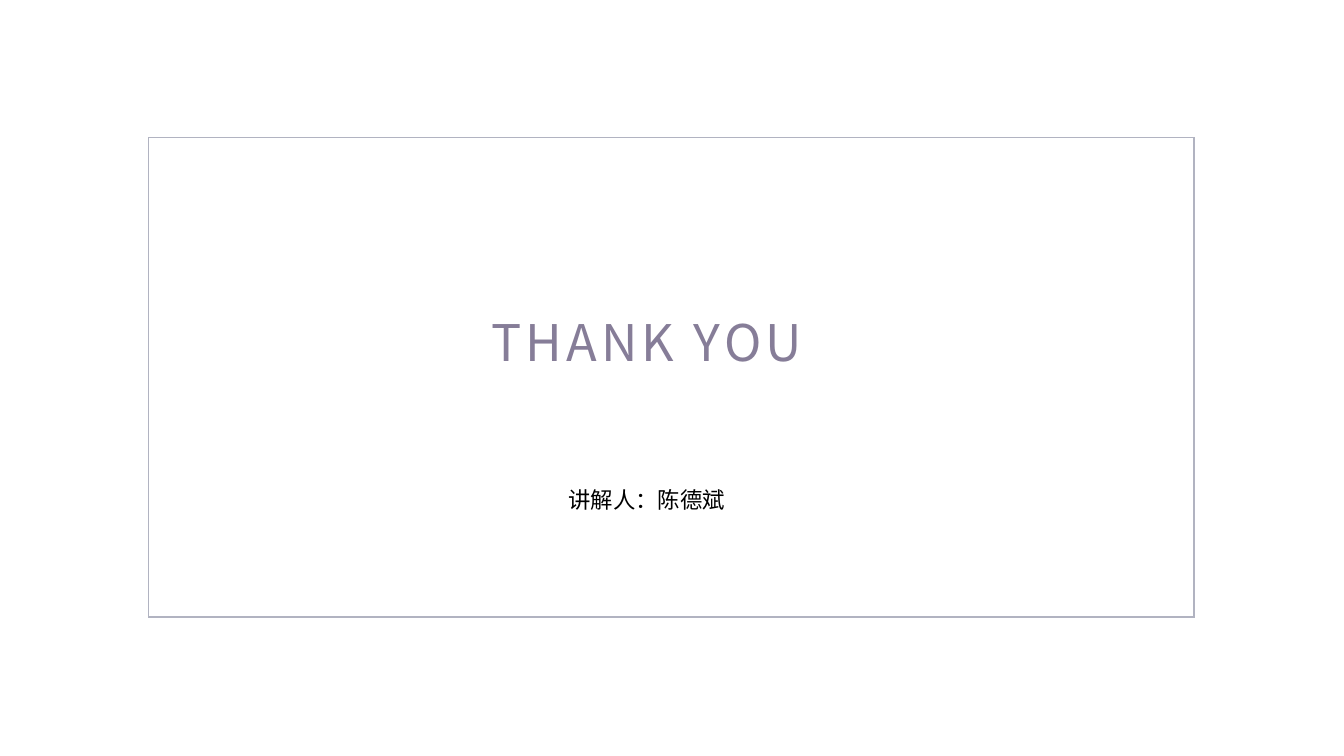
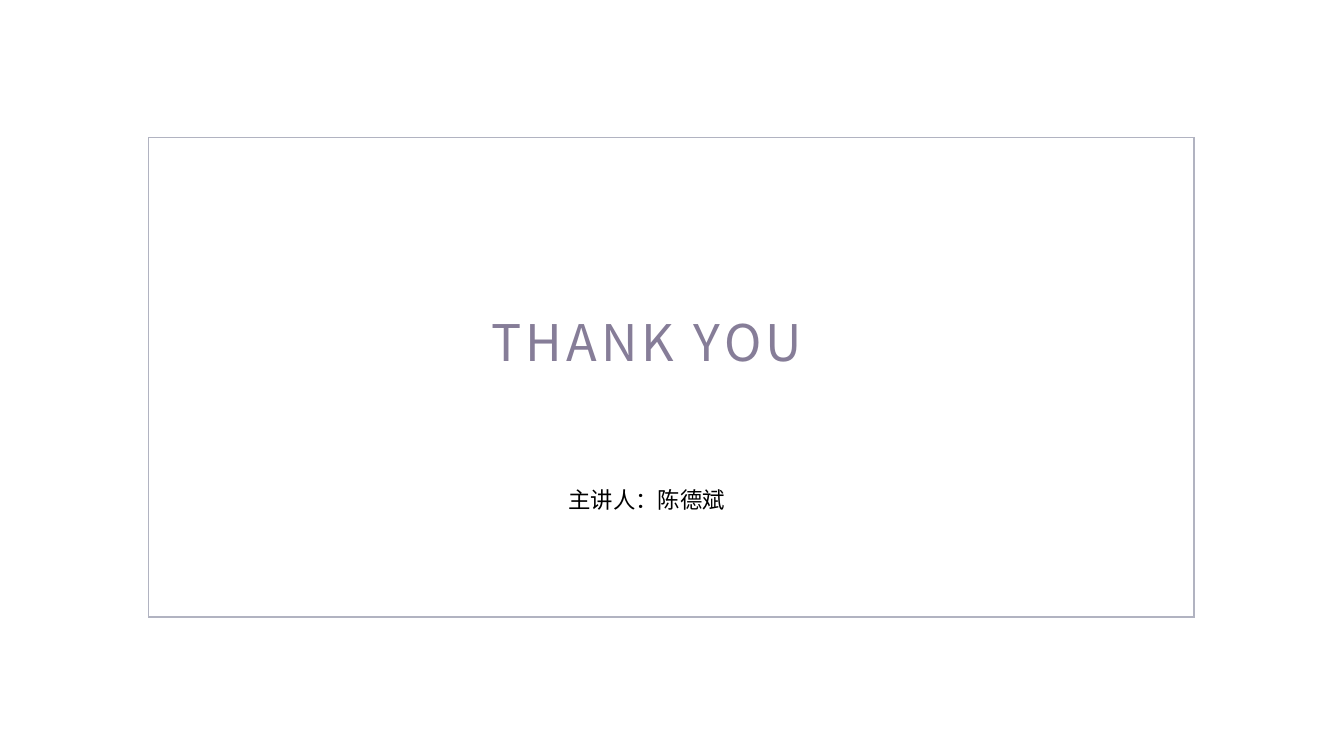
Before and after one commit to ulquiola/Adapter, a slide deck: slide 14 of 适配器模式.pptx. Drawn at 1344x756 pixels with LibreOffice and Linux fonts; fonts in the diff are those of the drawing; background and template pictures are left out. Boxes give left, top, right and bottom in pixels: in the first picture for what was removed or moved away, otherwise in the second. Text is boxed around its words. In the diff, an @@ line names an element or a change of style, - is before the commit and + after.

```diff
--- a/适配器模式.pptx
+++ b/适配器模式.pptx
@@ text at bbox=[569, 489, 725, 510]: text changed @@
-讲解人：陈德斌
+主讲人：陈德斌
```
Also in this commit, not shown: 8 other slides changed.
